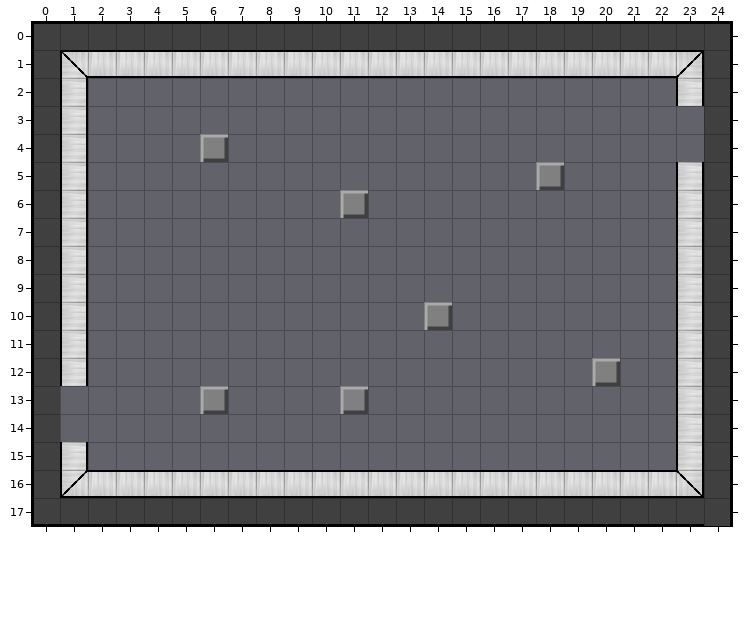
A Tiled map gets an edit: src/level/Darren_Room2.tmx. Above: the version before the commit.
Cells are 32x32 px. Shown: x 0..24, y 0..17.
And afterwards:
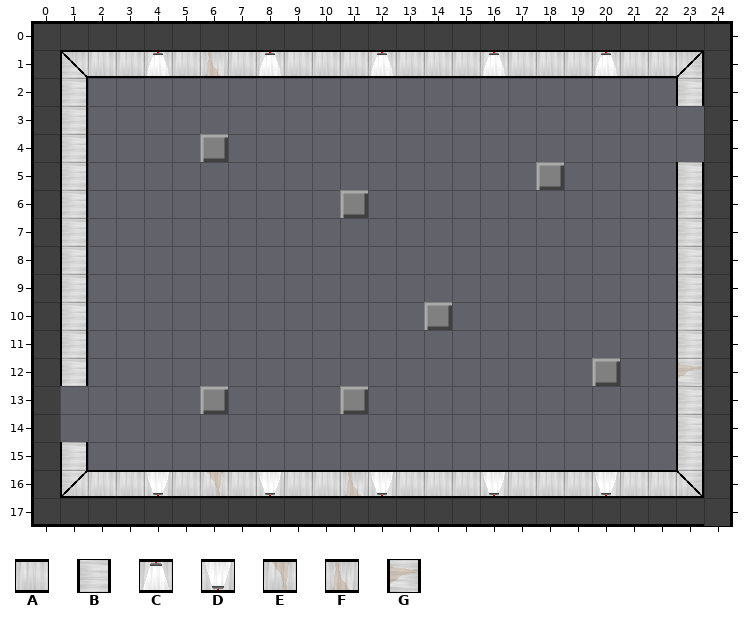
Key: from "room_tileset": A 2, B 8, C 25, D 26, E 33, F 34, G 35.
_ is an empty cell.
Diff:
Layer "Tile Layer 1":
Tile A gives way to tile C in row 1 at x 4, 8, 12, 16 and 20.
Tile A gives way to tile D in row 16 at x 4, 8, 12, 16 and 20.
Tile A gives way to tile E in row 16 at x 6.
Tile A gives way to tile F in row 1 at x 6; in row 16 at x 11.
Tile B gives way to tile G in row 12 at x 23.
